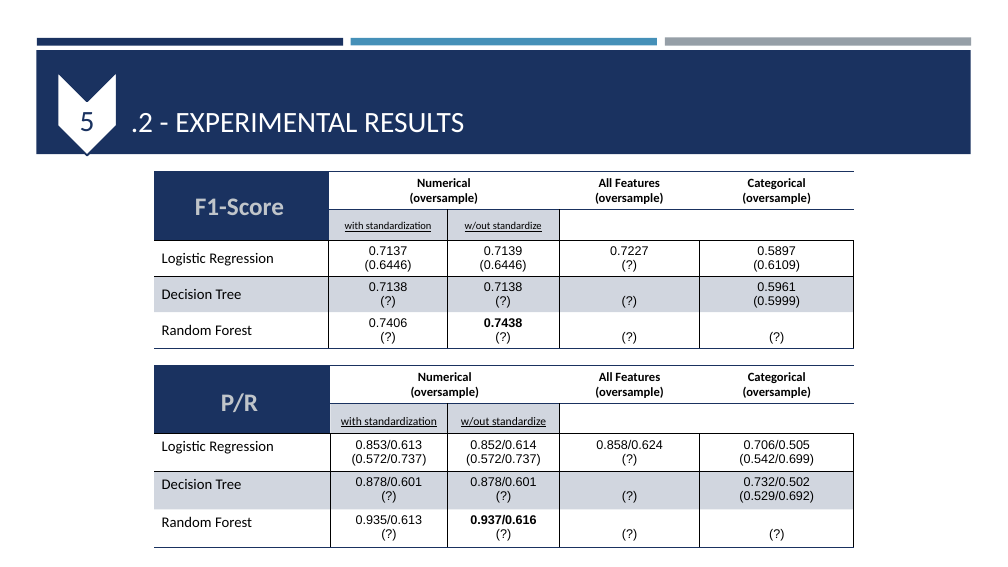
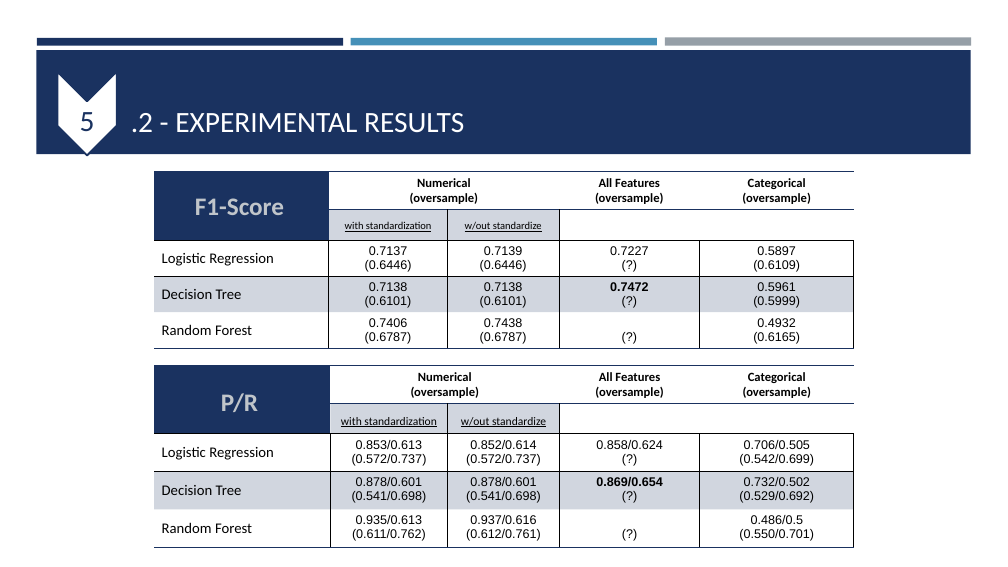
Before and after one commit to lmriccardo/fraudolent-transaction-classification, a slide deck: slide 14 of presentation/fraudolent_transaction.pptx. Drawn at 1008x567 pixels with LibreOffice and Linux fonts; fonts in the diff are those of the drawing. Boxes give left, top, right and bottom in pixels: in the first picture for what was removed or moved away, otherwise in the second. Text is boxed around its words. In the diff, an @@ line names an element or a change of style, - is before the commit and + after.

Commit message:
Update Notebook, results and presentation

```diff
--- a/presentation/fraudolent_transaction.pptx
+++ b/presentation/fraudolent_transaction.pptx
@@ table at (x1=154, y1=172, x2=854, y2=353) @@
-row 4: Decision Tree | 0.7138 / (?) | 0.7138 / (?) | (?) | 0.5961 / (0.5999)
+row 4: Decision Tree | 0.7138 / (0.6101) | 0.7138 / (0.6101) | 0.7472 / (?) | 0.5961 / (0.5999)
-row 5: Random Forest | 0.7406 / (?) | 0.7438 / (?) | (?) | (?)
+row 5: Random Forest | 0.7406 / (0.6787) | 0.7438 / (0.6787) | (?) | 0.4932 / (0.6165)
@@ table at (x1=154, y1=366, x2=854, y2=547) @@
-row 4: Decision Tree | 0.878/0.601 / (?) | 0.878/0.601 / (?) | (?) | 0.732/0.502 / (0.529/0.692)
+row 4: Decision Tree | 0.878/0.601 / (0.541/0.698) | 0.878/0.601 / (0.541/0.698) | 0.869/0.654 / (?) | 0.732/0.502 / (0.529/0.692)
-row 5: Random Forest | 0.935/0.613 / (?) | 0.937/0.616 / (?) | (?) | (?)
+row 5: Random Forest | 0.935/0.613 / (0.611/0.762) | 0.937/0.616 / (0.612/0.761) | (?) | 0.486/0.5 / (0.550/0.701)
```
Also in this commit, not shown: 1 other slide changed, 11 other files.
